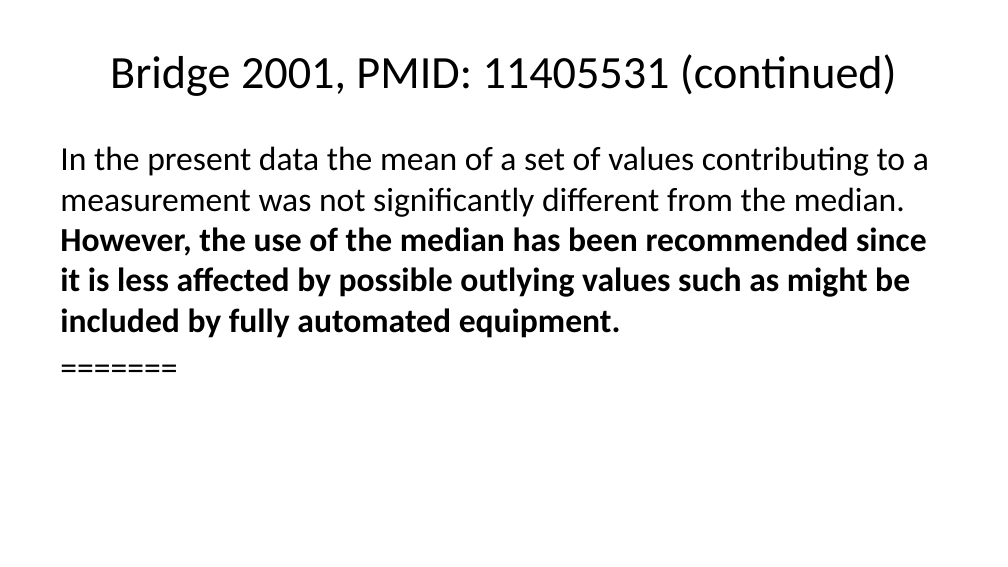
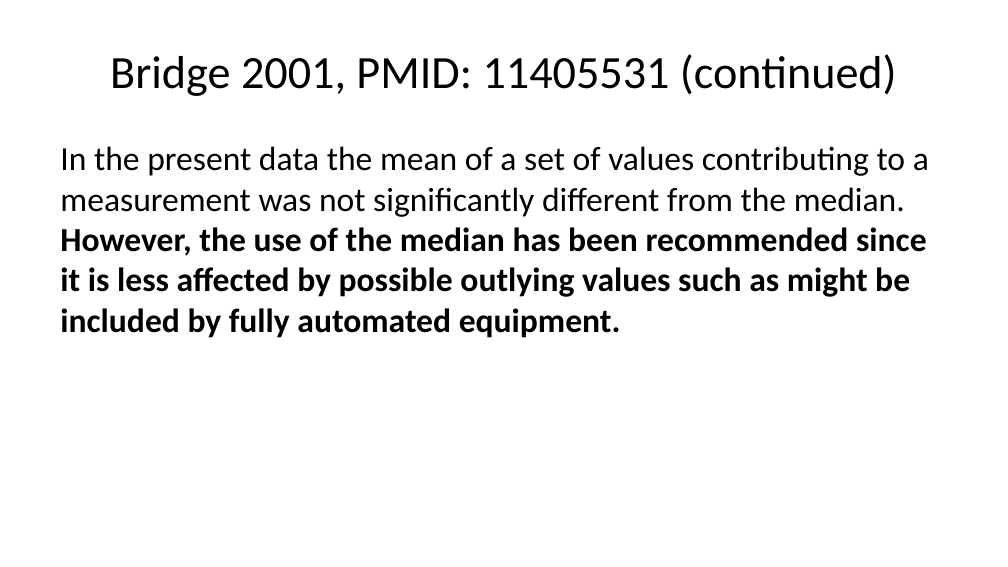
Before and after one commit to pmean/talks, a slide deck: slide 41 of clinical-statistics/day-one.pptx (slide 38 before the commit). Drawn at 1008x567 pixels with LibreOffice and Linux fonts; fonts in the diff are those of the drawing. Boxes give left, top, right and bottom in pixels: in the first picture for what was removed or moved away, otherwise in the second. Text is boxed around its words. In the diff, an @@ line names an element or a change of style, - is before the commit and + after.

```diff
--- a/clinical-statistics/day-one.pptx
+++ b/clinical-statistics/day-one.pptx
@@ text at bbox=[60, 146, 929, 338]: paragraph removed @@
-=======
```
Also in this commit, not shown: 5 other slides changed, 4 slides added, 6 other files.
